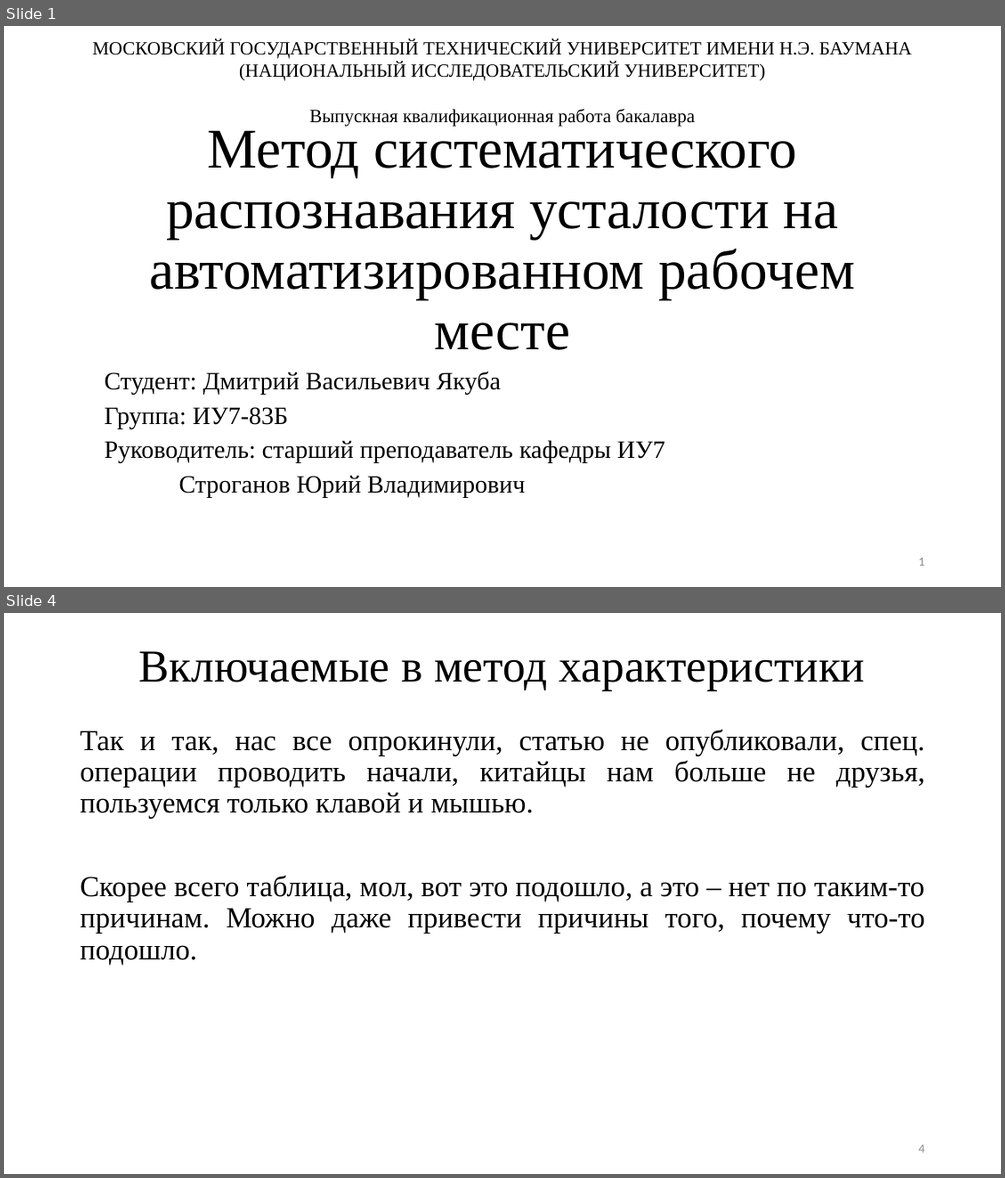
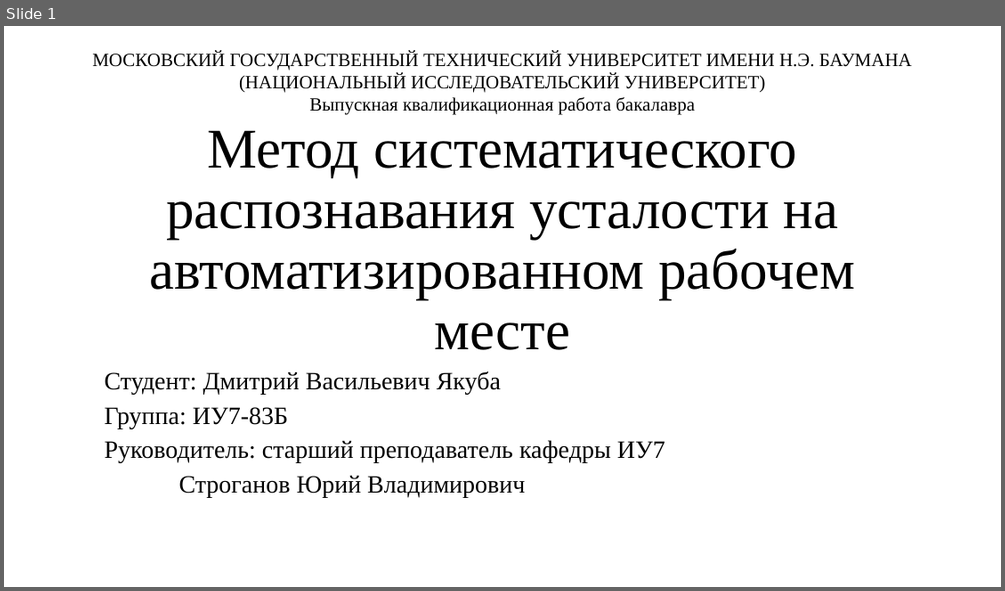
Before and after one commit to TheSawIsTheLaw/FatigueRecognitionSystem, a slide deck: Presentation/presentation.pptx. Shown one above the other, each under a label of ours: slides 1 and 4 before the commit, slide 1 after it; the slides between them are not shown. The pictures are 1005x1178 and 1005x591 pixels, drawn with LibreOffice and Linux fonts; fonts in the diff are those of the drawing. Boxes give left, top, right and bottom in pixels: in the first picture for what was removed or moved away, otherwise in the second. Text is boxed around its words. In the diff, an @@ line names an element or a change of style, - is before the commit and + after.

```diff
--- a/Presentation/presentation.pptx
+++ b/Presentation/presentation.pptx
@@ slide 4 removed at bbox=[4, 613, 1001, 1174], background #FFFFFF @@
@@ title removed at bbox=[138, 651, 866, 691] @@
-Включаемые в метод характеристики
@@ text removed at bbox=[80, 729, 925, 965] @@
-Так и так, нас все опрокинули, статью не опубликовали, спец. операции проводить начали, китайцы нам больше не друзья, пользуемся только клавой и мышью.
-Скорее всего таблица, мол, вот это подошло, а это – нет по таким-то причинам. Можно даже привести причины того, почему что-то подошло.
@@ page number removed at bbox=[918, 1144, 924, 1152] @@
-4
@@ slide 1 changed as well @@
@@ text "МОСКОВСКИЙ ГОСУДАРСТВЕННЫЙ ТЕХНИЧЕСКИЙ УНИВЕРСИТЕТ ИМЕНИ ..." rewrapped from bbox=[92, 40, 912, 126] to bbox=[92, 51, 912, 115] @@
@@ page number removed at bbox=[918, 557, 924, 565] @@
-1
```
Also in this commit, not shown: 3 other slides changed, 9 slides added, 9 other slides removed, 13 other files.
